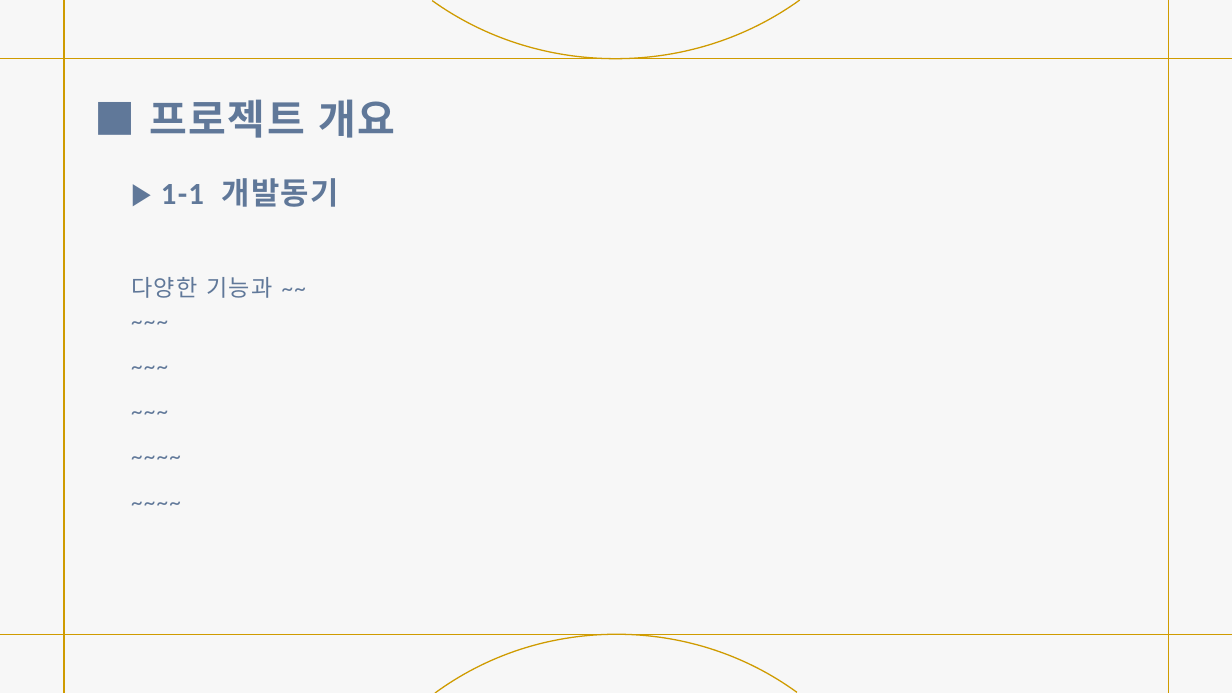
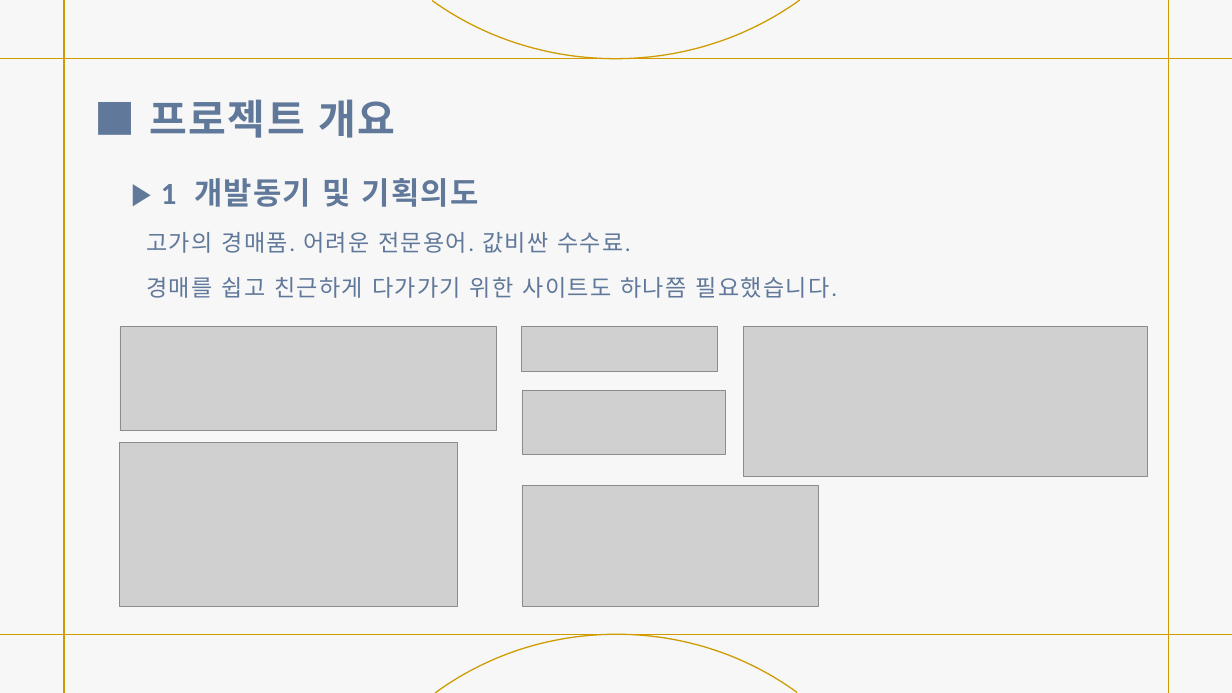
Before and after one commit to JJacking/projectUpdate, a slide deck: slide 4 of 경매 사이트 제작.pptx (slide 3 before the commit). Drawn at 1232x693 pixels with LibreOffice and Linux fonts; fonts in the diff are those of the drawing; grey boxes stand for pictures. Boxes give left, top, right and bottom in pixels: in the first picture for what was removed or moved away, otherwise in the second. Text is boxed around its words. In the diff, an @@ line names an element or a change of style, - is before the commit and + after.

```diff
--- a/경매 사이트 제작.pptx
+++ b/경매 사이트 제작.pptx
@@ text at bbox=[146, 178, 838, 298]: text changed @@
-▶ 1-1 개발동기
-다양한 기능과 ~~
-~~~
-~~~
-~~~
-~~~~
-~~~~
+▶ 1 개발동기 및 기획의도
+고가의 경매품. 어려운 전문용어. 값비싼 수수료.
+경매를 쉽고 친근하게 다가가기 위한 사이트도 하나쯤 필요했습니다.
@@ picture added at bbox=[120, 327, 496, 432] @@
@@ picture added at bbox=[522, 327, 717, 372] @@
@@ picture added at bbox=[743, 327, 1148, 477] @@
@@ picture added at bbox=[522, 391, 726, 455] @@
@@ picture added at bbox=[120, 443, 458, 606] @@
@@ picture added at bbox=[522, 486, 819, 606] @@
```
Also in this commit, not shown: 9 other slides changed, 7 slides added.
